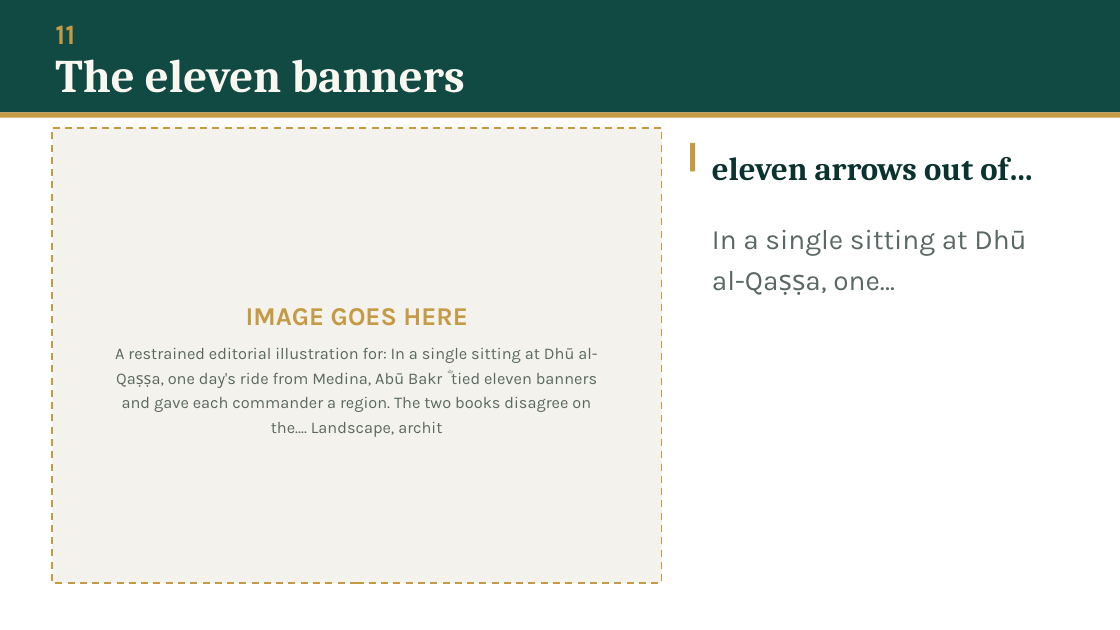
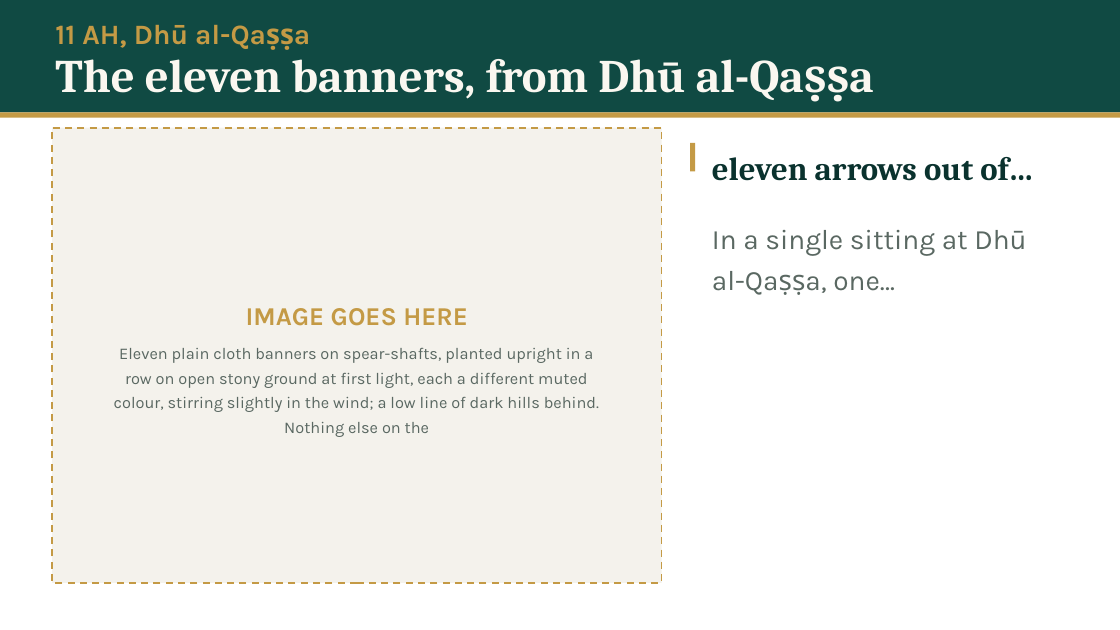
Before and after one commit to daniyalyasin93/2026SeptemberIslamicHistoryClass, a slide deck: slide 75 of S06_hadramawt_bahrayn/S06.pptx (slide 68 before the commit). Drawn at 1120x630 pixels with LibreOffice and Linux fonts; fonts in the diff are those of the drawing. Boxes give left, top, right and bottom in pixels: in the first picture for what was removed or moved away, otherwise in the second. Text is boxed around its words. In the diff, an @@ line names an element or a change of style, - is before the commit and + after.

```diff
--- a/S06_hadramawt_bahrayn/S06.pptx
+++ b/S06_hadramawt_bahrayn/S06.pptx
@@ text at (55, 25, 266, 49): text changed @@
-11
+11 AH, Dhū al-Qaṣṣa
@@ text at (55, 59, 804, 100): text changed @@
-The eleven banners
+The eleven banners, from Dhū al-Qaṣṣa
@@ text at (114, 348, 599, 437): text changed @@
-A restrained editorial illustration for: In a single sitting at Dhū al-Qaṣṣa, one day's ride from Medina, Abū Bakr ؓ tied eleven banners and gave each commander a region. The two books disagree on the…. Landscape, archit
+Eleven plain cloth banners on spear-shafts, planted upright in a row on open stony ground at first light, each a different muted colour, stirring slightly in the wind; a low line of dark hills behind. Nothing else on the
```
Also in this commit, not shown: 60 other slides changed, 18 slides added, 11 slides removed, 37 other files.
